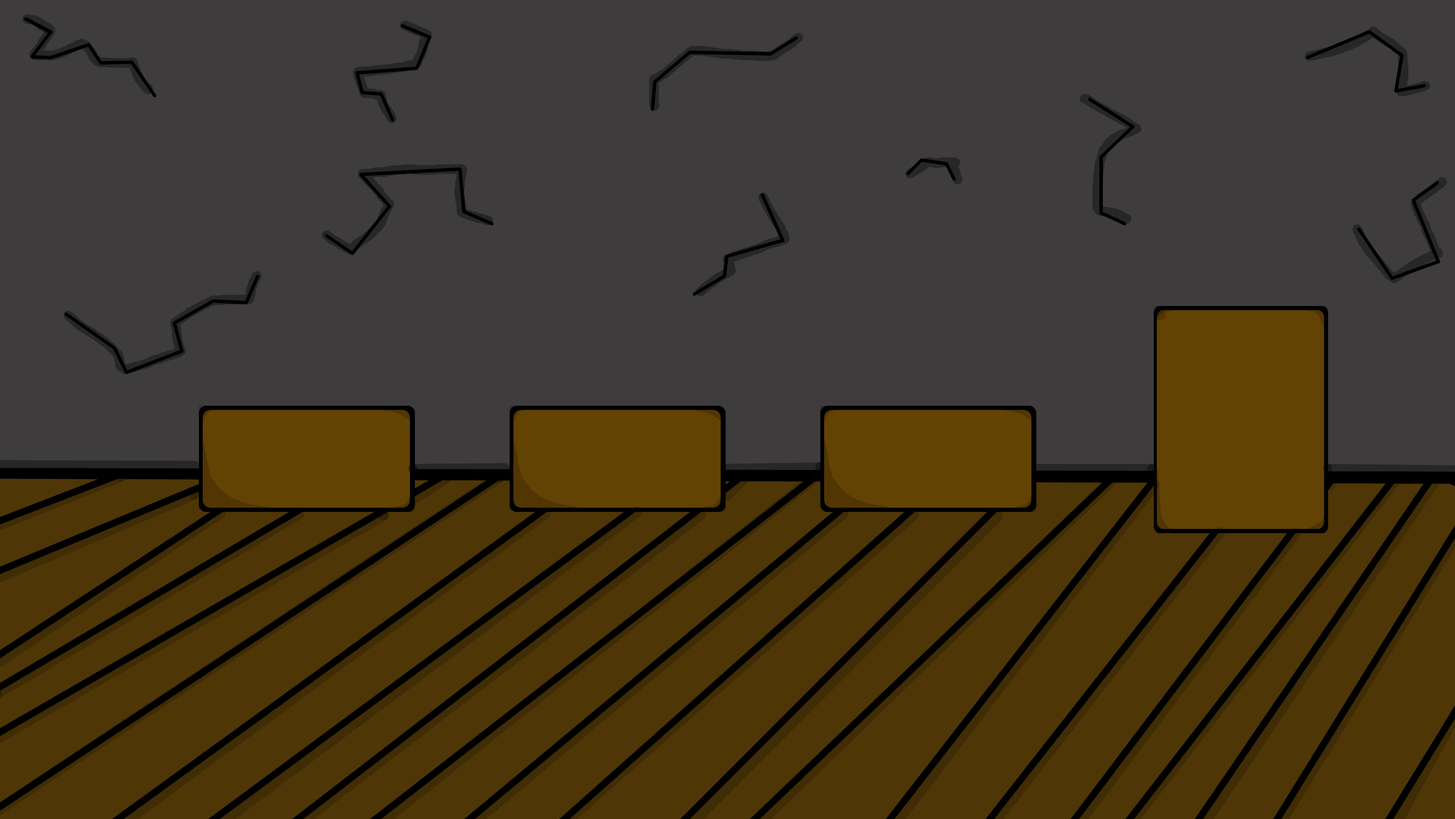
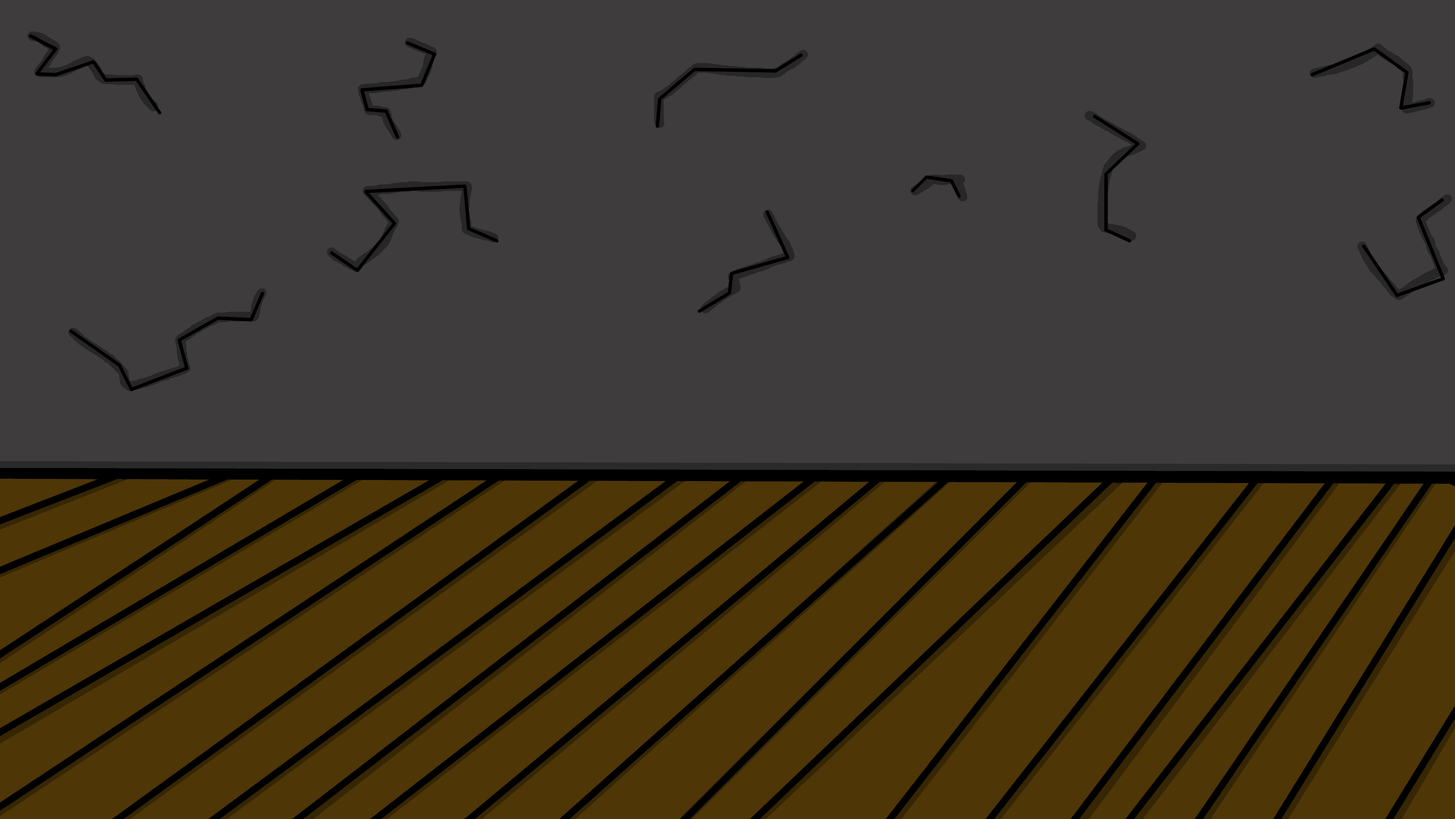
Revision of a layered w=1455, h=819 image; what changed, layer by layer:
removed layer "Layer" over (x1=0, y1=14, x2=1455, y2=819)
added layer "wall" above "shadows" over (x1=27, y1=31, x2=1453, y2=392)
added layer "shadows" above "Background" over (x1=0, y1=460, x2=1455, y2=819)
